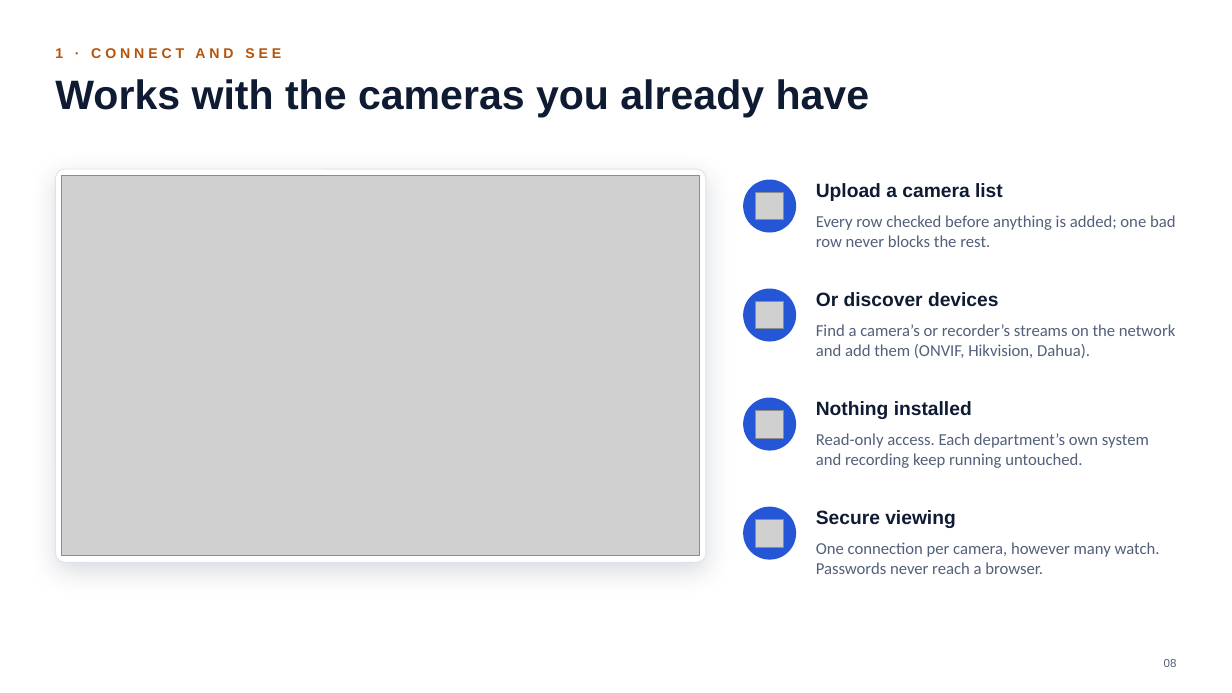
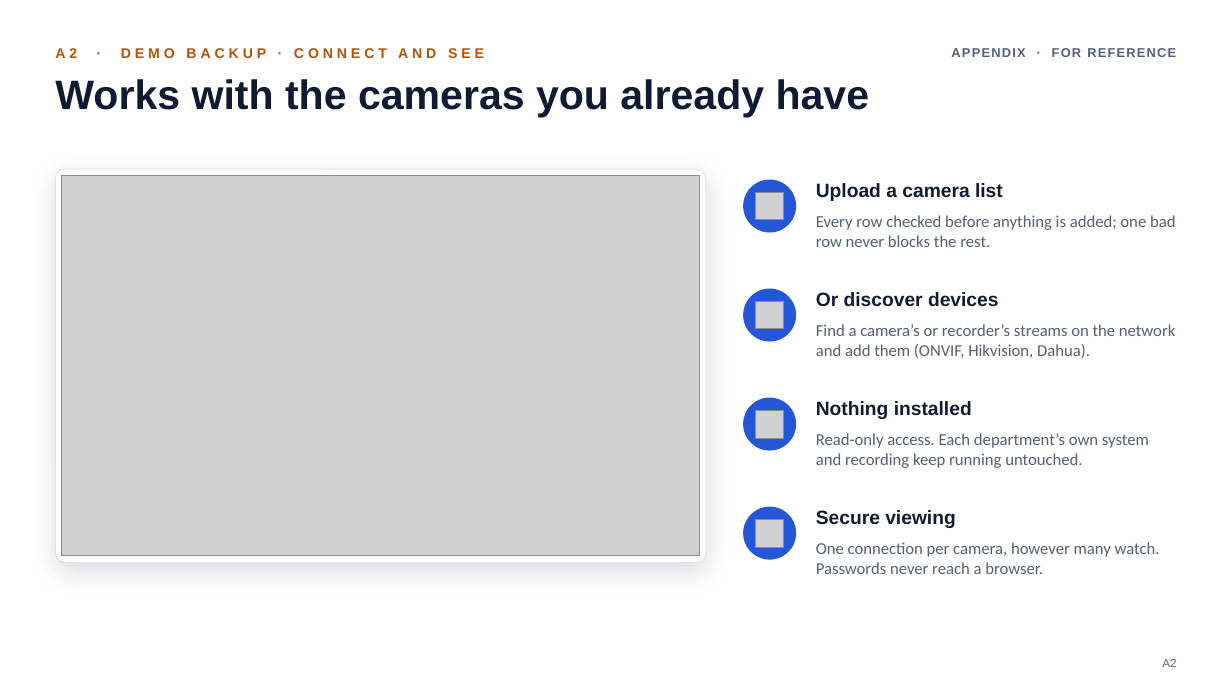
Before and after one commit to parthpatel643/sentinel-hackathon, a slide deck: slide 15 of docs/Sentinel-Finale-Pitch.pptx (slide 8 before the commit). Drawn at 1232x693 pixels with LibreOffice and Linux fonts; fonts in the diff are those of the drawing; grey boxes stand for pictures. Boxes give left, top, right and bottom in pixels: in the first picture for what was removed or moved away, otherwise in the second. Text is boxed around its words. In the diff, an @@ line names an element or a change of style, - is before the commit and + after.

```diff
--- a/docs/Sentinel-Finale-Pitch.pptx
+++ b/docs/Sentinel-Finale-Pitch.pptx
@@ text at box(55, 48, 484, 58): text changed @@
-1 · CONNECT AND SEE
+A2 · DEMO BACKUP · CONNECT AND SEE
@@ text added at box(951, 48, 1176, 57), 10 pt, text #536079, bold @@
+APPENDIX · FOR REFERENCE
@@ text at box(1162, 659, 1176, 667): text changed @@
-08
+A2
```
Also in this commit, not shown: 18 other slides changed, 2 slides added, 2 slides removed, 3 other files.
